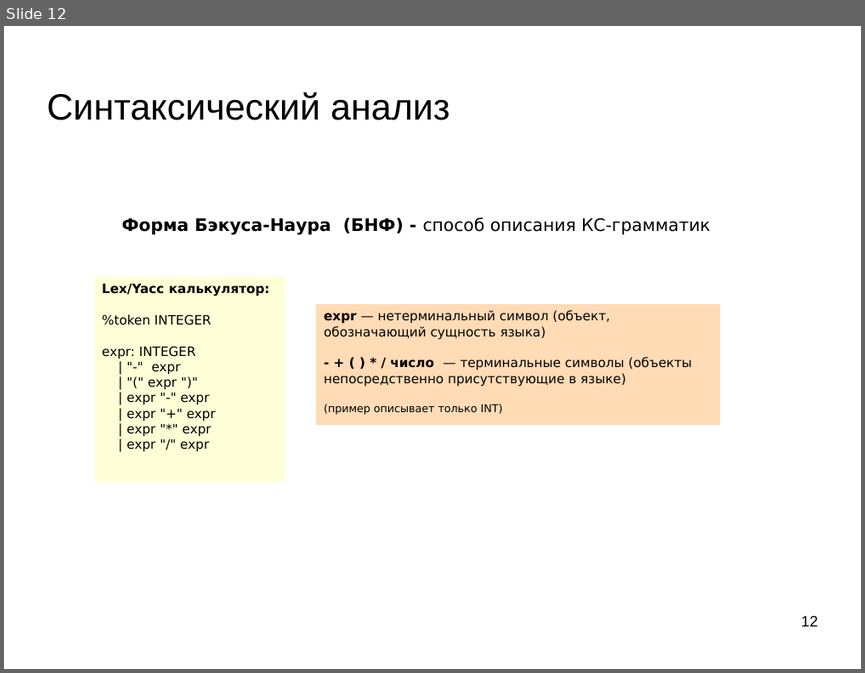
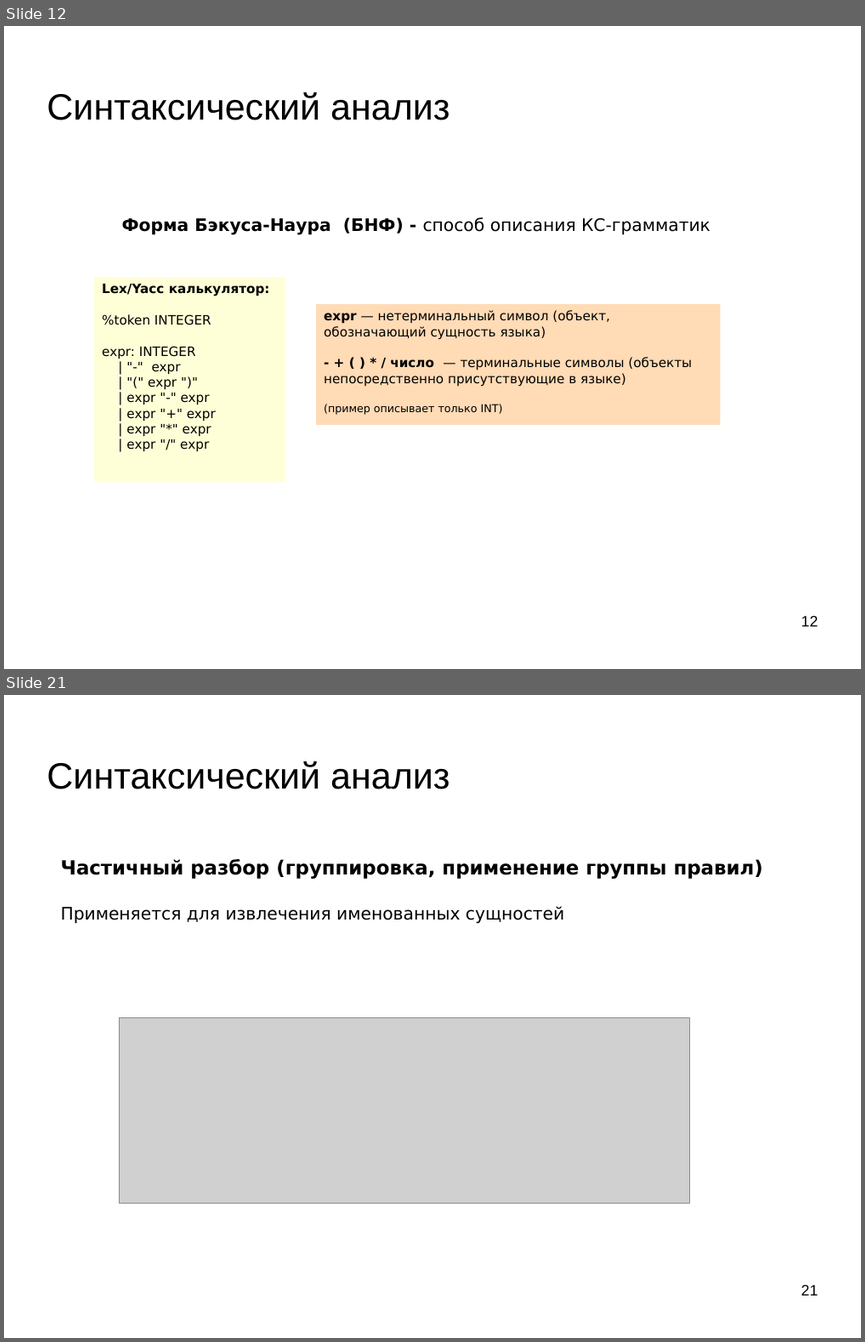
Before and after one commit to mechanoid5/ml_nlp_2022, a slide deck: 07-synt-grammar.odp. Shown one above the other, each under a label of ours: slide 12 before the commit, slides 12 and 21 after it; the slides between them are not shown. The pictures are 865x673 and 865x1342 pixels, drawn with LibreOffice and Linux fonts; fonts in the diff are those of the drawing; grey boxes stand for pictures; background and template pictures are left out. Boxes give left, top, right and bottom in pixels: in the first picture for what was removed or moved away, otherwise in the second. Text is boxed around its words. In the diff, an @@ line names an element or a change of style, - is before the commit and + after.

```diff
--- a/07-synt-grammar.odp
+++ b/07-synt-grammar.odp
@@ slide 21 added at box(4, 695, 861, 1338), background picture (left out) @@
@@ title added at box(46, 761, 450, 789), 33.9 pt, text #000000 @@
+Синтаксический анализ
@@ text added at box(61, 859, 763, 924), 18 pt, text #000000, bold @@
+Частичный разбор (группировка, применение группы правил)
+Применяется для извлечения именованных сущностей
@@ picture added at box(120, 1018, 690, 1203) @@
@@ page number added at box(801, 1284, 818, 1295), 14 pt, text #000000 @@
+21
```
Also in this commit, not shown: 1 slide changed, 8 other slides added, 1 slide removed, 1 other file.
